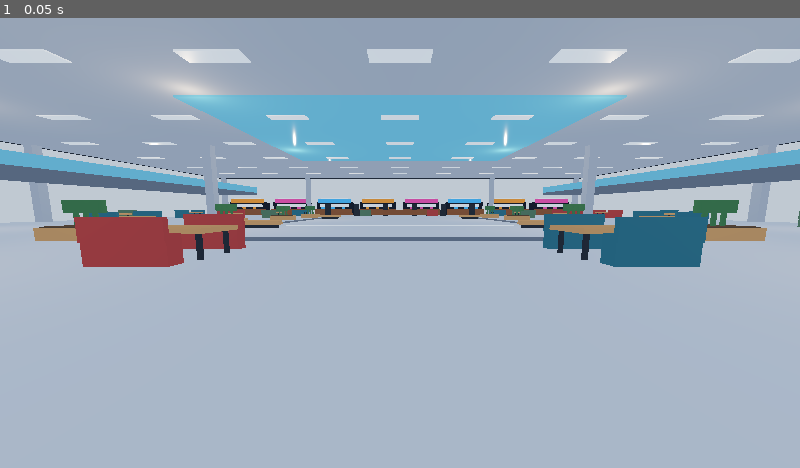
Above: before the commit, frame 1.
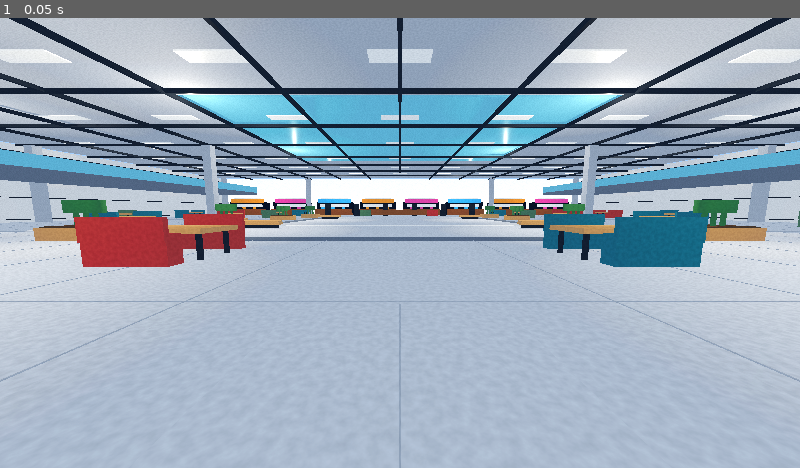
Above: after the commit, the same moment.

Repository: gggevego15-ui/How-to-MUKBANG
Game: Godot game, scene res://scenes/main.tscn
Same seed, same stepped clock (60 frames per second), same inputs: the game is played once before the commit and once after it.
Inputs:
- Up to frame 1 (0.05 s): no input

The runs differ from the first frame. In frame 1, 28% of the frame differs, in the area x 0-100%, y 0-100%.

Commit message:
Upgrade mall materials, lighting and architectural detail

Diff:
--- a/scripts/mall.gd
+++ b/scripts/mall.gd
@@ -11,6 +11,7 @@
 func _ready() -> void:
 	_make_materials()
 	_build_mall_shell()
+	_build_surface_detail()
 	_build_atrium()
 	_build_food_court()
 	_build_vendor_row()
@@ -24,6 +25,22 @@
 	m.albedo_color = color
 	m.roughness = roughness
 	m.metallic = metallic
+	m.texture_filter = BaseMaterial3D.TEXTURE_FILTER_LINEAR_WITH_MIPMAPS_ANISOTROPIC
+	m.uv1_triplanar = true
+	m.uv1_world_triplanar = true
+	m.uv1_scale = Vector3(0.55, 0.55, 0.55)
+	var noise := FastNoiseLite.new()
+	noise.noise_type = FastNoiseLite.TYPE_SIMPLEX_SMOOTH
+	noise.frequency = 0.045
+	noise.fractal_octaves = 4
+	noise.fractal_lacunarity = 2.1
+	var image := Image.create(256, 256, false, Image.FORMAT_RGBA8)
+	for py in range(256):
+		for px in range(256):
+			var n := noise.get_noise_2d(float(px), float(py))
+			var v := clampf(0.92 + n * 0.075, 0.82, 1.0)
+			image.set_pixel(px, py, Color(v, v, v, 1.0))
+	m.albedo_texture = ImageTexture.create_from_image(image)
 	mats[key] = m
 	return m
 
@@ -104,6 +121,29 @@
 		for z in [-38.0, 0.0, 38.0]:
 			_box(self, "StructuralPillar_%s_%s" % [str(x), str(z)], Vector3(x, 4.8, z), Vector3(1.0, 9.6, 1.0), "concrete")
 
+
+func _build_surface_detail() -> void:
+	# Fine porcelain tile seams, realistic architectural trim and ceiling rails.
+	for x in range(-48, 49, 4):
+		_box(self, "FloorGroutX_%d" % x, Vector3(float(x), 0.012, 0), Vector3(0.018, 0.012, MALL_DEPTH - 2.0), "concrete", false)
+	for z in range(-41, 42, 4):
+		_box(self, "FloorGroutZ_%d" % z, Vector3(0, 0.013, float(z)), Vector3(MALL_WIDTH - 2.0, 0.012, 0.018), "concrete", false)
+	for x in range(-40, 41, 8):
+		_box(self, "CeilingBeamX_%d" % x, Vector3(float(x), 9.65, 0), Vector3(0.22, 0.28, MALL_DEPTH - 4.0), "metal", false)
+	for z in range(-32, 33, 8):
+		_box(self, "CeilingBeamZ_%d" % z, Vector3(0, 9.65, float(z)), Vector3(MALL_WIDTH - 4.0, 0.28, 0.22), "metal", false)
+	# Brushed-metal trims break up large flat wall surfaces.
+	for y in [0.35, 3.2, 6.2, 9.1]:
+		_box(self, "NorthWallTrim_%s" % str(y), Vector3(0, y, -42.9), Vector3(MALL_WIDTH - 1.5, 0.09, 0.12), "metal", false)
+		_box(self, "WestWallTrim_%s" % str(y), Vector3(-49.55, y, 0), Vector3(0.12, 0.09, MALL_DEPTH - 1.5), "metal", false)
+		_box(self, "EastWallTrim_%s" % str(y), Vector3(49.55, y, 0), Vector3(0.12, 0.09, MALL_DEPTH - 1.5), "metal", false)
+	# Vertical mullions give the upper shopfront glazing believable scale.
+	for side in [-1.0, 1.0]:
+		for z in range(-27, 29, 4):
+			_box(self, "ShopfrontMullion_%s_%d" % [str(side), z], Vector3(side * 48.55, 6.6, float(z)), Vector3(0.16, 2.5, 0.12), "metal", false)
+		for z in [-28.0, -14.0, 14.0, 28.0]:
+			_box(self, "GalleryDownlight_%s_%s" % [str(side), str(z)], Vector3(side * 39.0, 5.0, z), Vector3(2.0, 0.06, 0.35), "white", false)
+
 func _build_atrium() -> void:
 	# Wide central promenade, patterned floor inlays, and decorative planters.
 	_box(self, "AtriumInlay", Vector3(0, 0.015, 0), Vector3(31, 0.035, 42), "tile_dark", false)
@@ -192,11 +232,22 @@
 	env.ambient_light_color = Color("c9d8ed")
 	env.ambient_light_energy = 0.72
 	env.tonemap_mode = Environment.TONE_MAPPER_FILMIC
+	env.tonemap_exposure = 1.05
+	env.ambient_light_energy = 0.8
+	env.reflected_light_source = Environment.REFLECTION_SOURCE_BG
+	env.glow_enabled = true
+	env.glow_intensity = 0.22
+	env.glow_bloom = 0.08
+	env.adjustment_enabled = true
+	env.adjustment_contrast = 1.08
+	env.adjustment_saturation = 1.06
 	world.environment = env
 	add_child(world)
 	var sun := DirectionalLight3D.new()
 	sun.rotation_degrees = Vector3(-52, -28, 0)
-	sun.light_energy = 0.72
+	sun.light_energy = 0.9
+	sun.directional_shadow_max_distance = 90.0
+	sun.shadow_bias = 0.035
 	sun.shadow_enabled = true
 	add_child(sun)
 	for x in [-35.0, -15.0, 15.0, 35.0]:
@@ -204,7 +255,8 @@
 			var light := OmniLight3D.new()
 			light.position = Vector3(x, 8.8, z)
 			light.light_color = Color("ffe0b5")
-			light.light_energy = 1.25
+			light.light_energy = 1.05
+			light.shadow_enabled = true
 			light.omni_range = 16.0
 			add_child(light)
 
